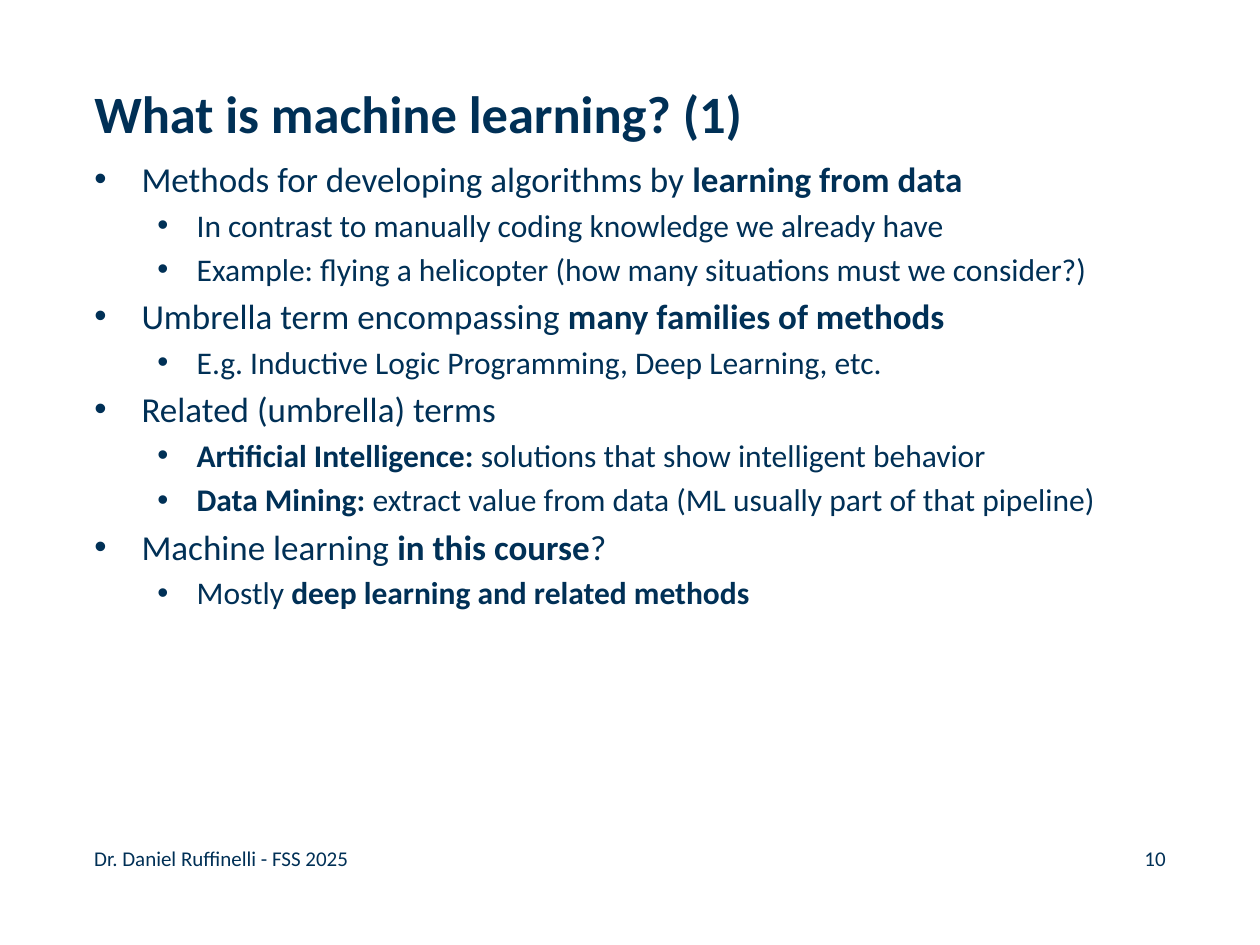
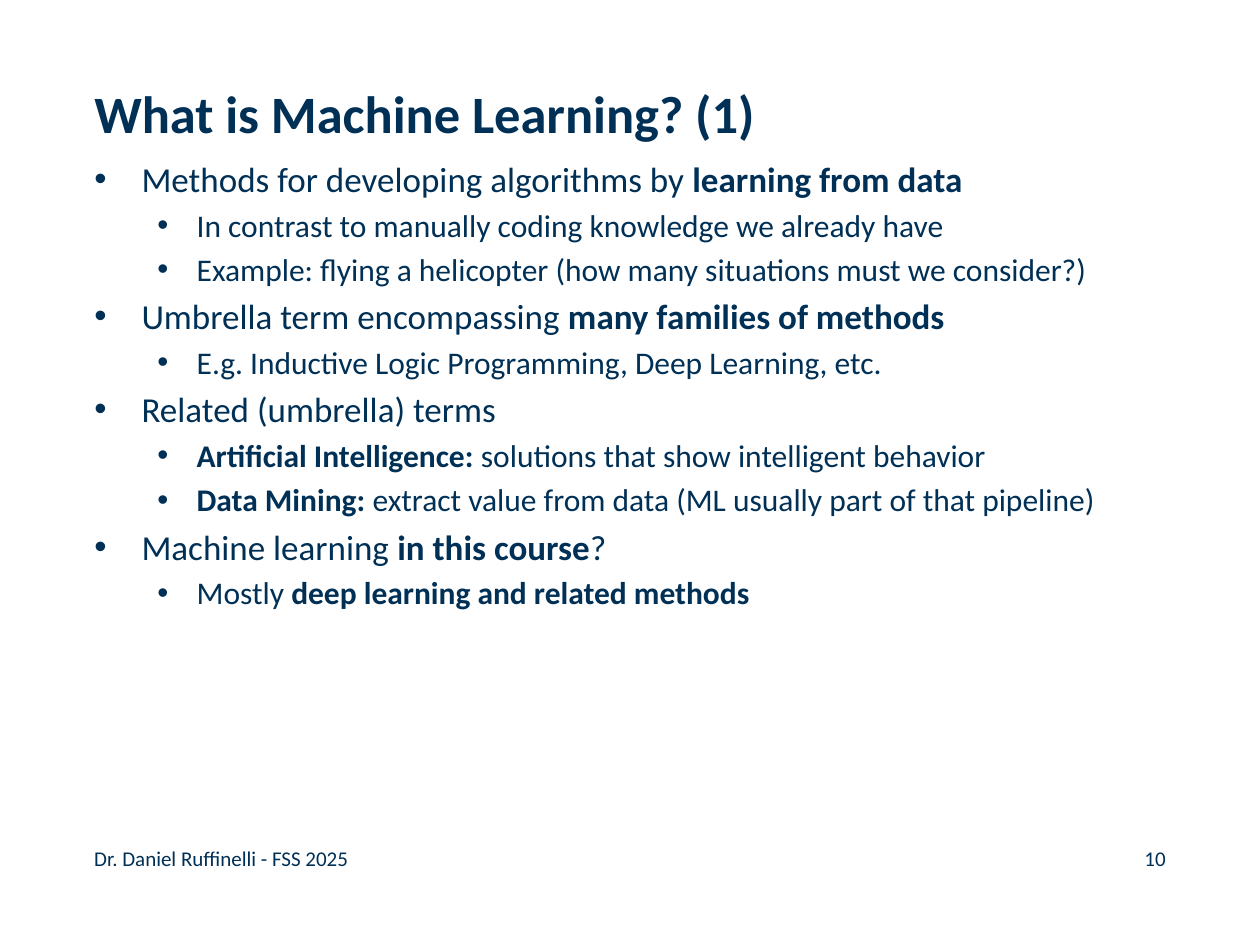
Before and after one commit to rufex2001/teaching_llms, a slide deck: slide 10 of lectures/02_ml_dl_word_embeddings/02_ml_dl_word_embeddings.pptx. Drawn at 1260x945 pixels with LibreOffice and Linux fonts; fonts in the diff are those of the drawing; background and template pictures are left out. Boxes give left, top, right and bottom in pixels: in the first picture for what was removed or moved away, otherwise in the second. Text is boxed around its words. In the diff, an @@ line names an element or a change of style, - is before the commit and + after.

```diff
--- a/lectures/02_ml_dl_word_embeddings/02_ml_dl_word_embeddings.pptx
+++ b/lectures/02_ml_dl_word_embeddings/02_ml_dl_word_embeddings.pptx
@@ title at bbox=[94, 94, 754, 142]: text changed @@
-What is machine learning? (1)
+What is Machine Learning? (1)
```
Also in this commit, not shown: 14 other slides changed, 1 other file.
